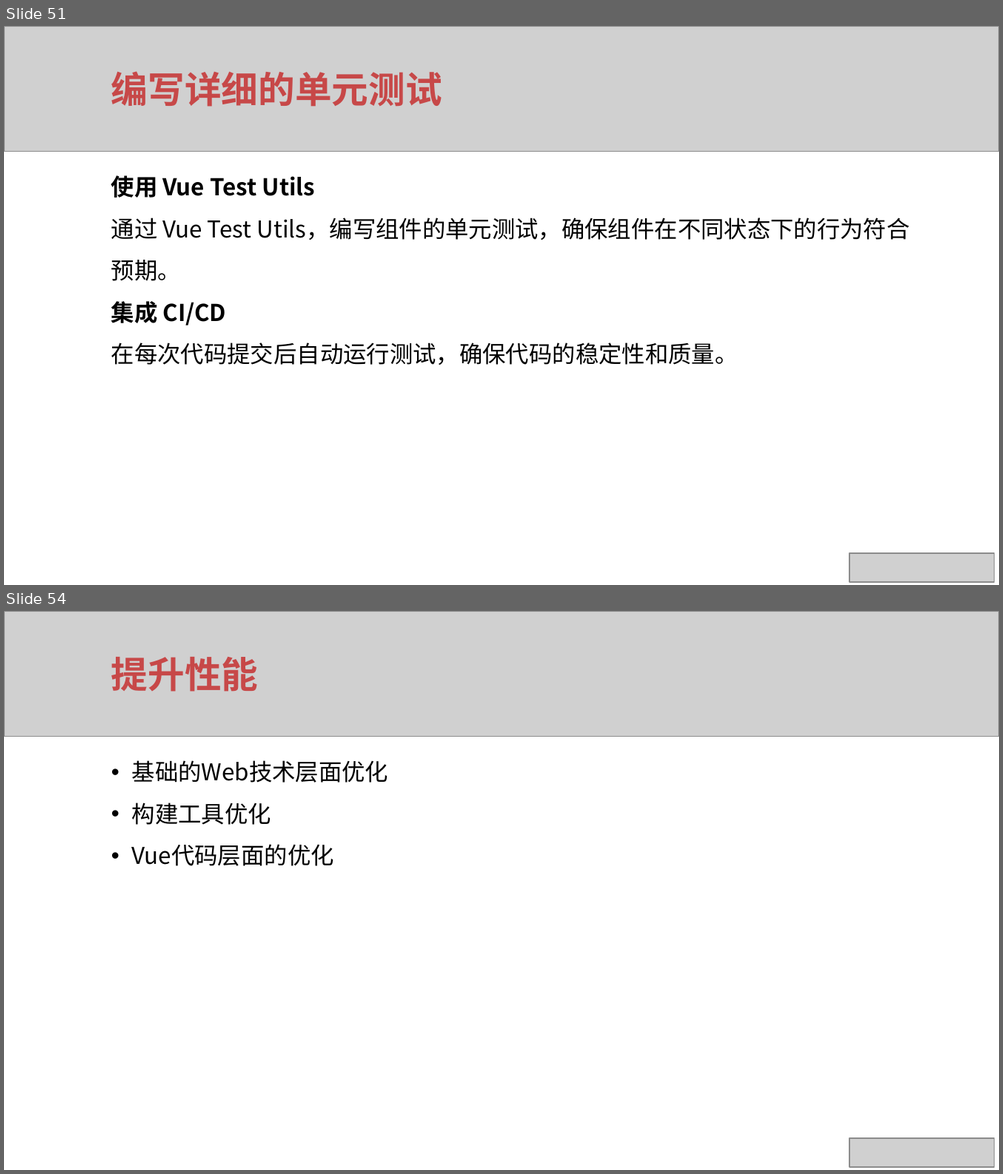
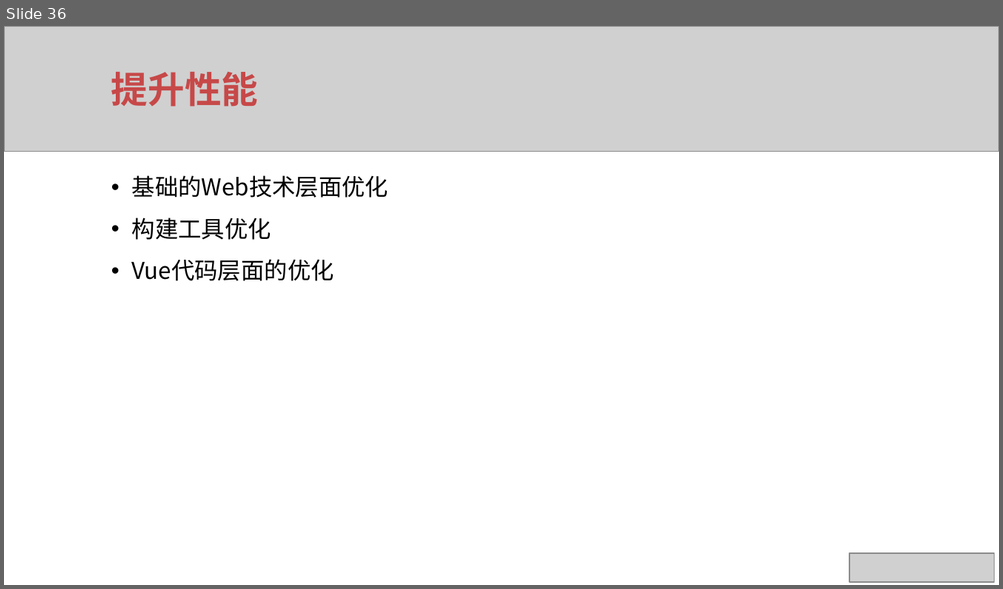
Before and after one commit to xuqunhai/python, a slide deck: 创课/ppt/ppt/Vue项目最佳实践.pptx. Shown one above the other, each under a label of ours: slides 51 and 54 before the commit, slide 36 after it; the slides between them are not shown. The pictures are 1003x1174 and 1003x589 pixels, drawn with LibreOffice and Linux fonts; fonts in the diff are those of the drawing; grey boxes stand for pictures. Boxes give left, top, right and bottom in pixels: in the first picture for what was removed or moved away, otherwise in the second. Text is boxed around its words. In the diff, an @@ line names an element or a change of style, - is before the commit and + after.

```diff
--- a/创课/ppt/ppt/Vue项目最佳实践.pptx
+++ b/创课/ppt/ppt/Vue项目最佳实践.pptx
@@ slide 51 removed at [4,26,999,585], background #FFFFFF @@
@@ picture removed at [4,26,999,151] @@
@@ text removed at [111,71,442,107] @@
-编写详细的单元测试
@@ text removed at [111,175,910,365] @@
-使用 Vue Test Utils
-通过 Vue Test Utils，编写组件的单元测试，确保组件在不同状态下的行为符合预期。
-集成 CI/CD
-在每次代码提交后自动运行测试，确保代码的稳定性和质量。
@@ picture removed at [849,554,993,583] @@
@@ what was slide 54 is now slide 36 @@
```
Also in this commit, not shown: 9 slides changed, 18 other slides removed, 4 other files.
